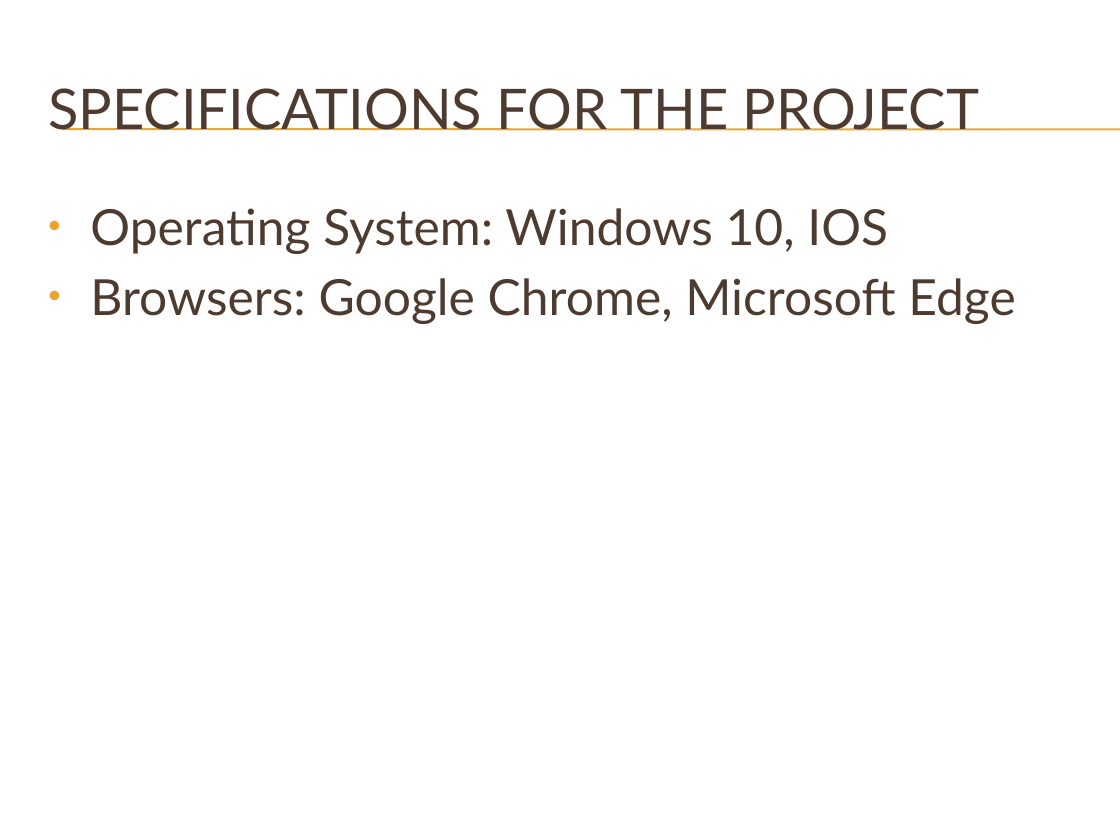
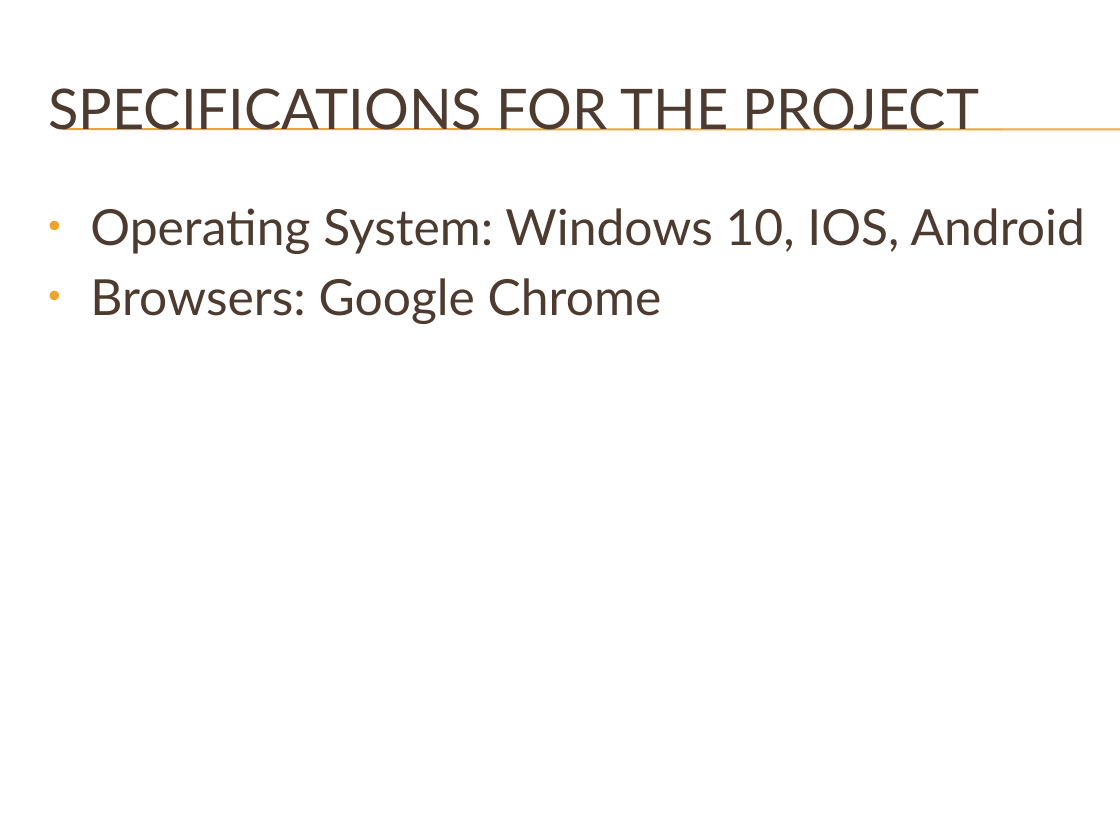
Before and after one commit to Emil-Jacob/web-app, a slide deck: slide 4 of Game App Project.pptx. Drawn at 1120x840 pixels with LibreOffice and Linux fonts; fonts in the diff are those of the drawing; background and template pictures are left out. Boxes give left, top, right and bottom in pixels: in the first picture for what was removed or moved away, otherwise in the second. Text is boxed around its words. In the diff, an @@ line names an element or a change of style, - is before the commit and + after.

```diff
--- a/Game App Project.pptx
+++ b/Game App Project.pptx
@@ text at [90,208,1085,324]: text changed @@
-• Operating System: Windows 10, IOS
-• Browsers: Google Chrome, Microsoft Edge
+• Operating System: Windows 10, IOS, Android
+• Browsers: Google Chrome
```
Also in this commit, not shown: 27 other files.
